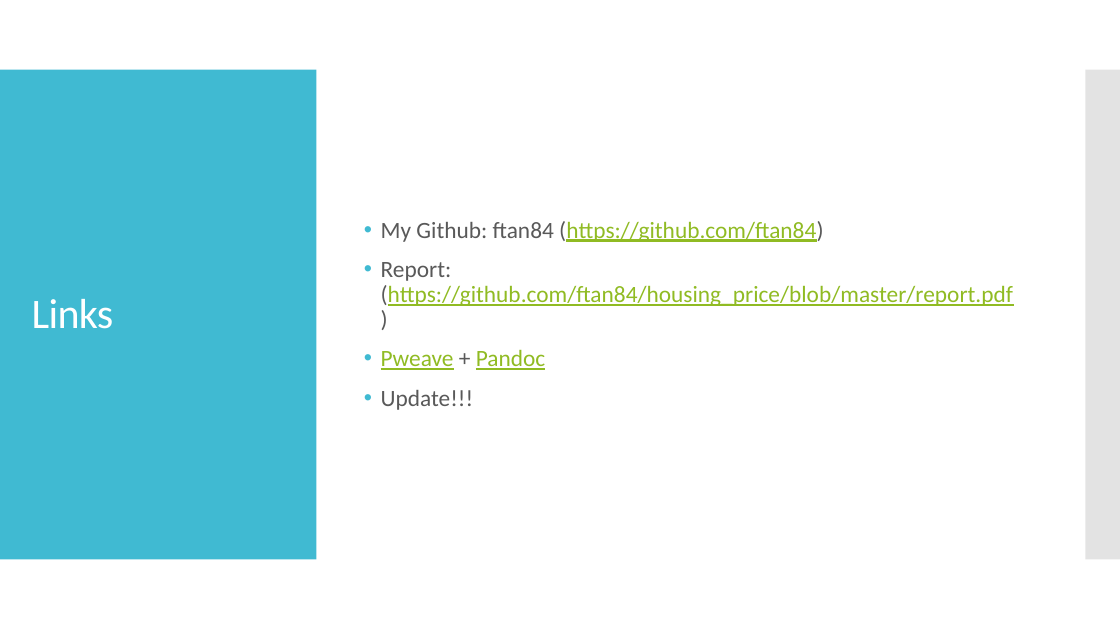
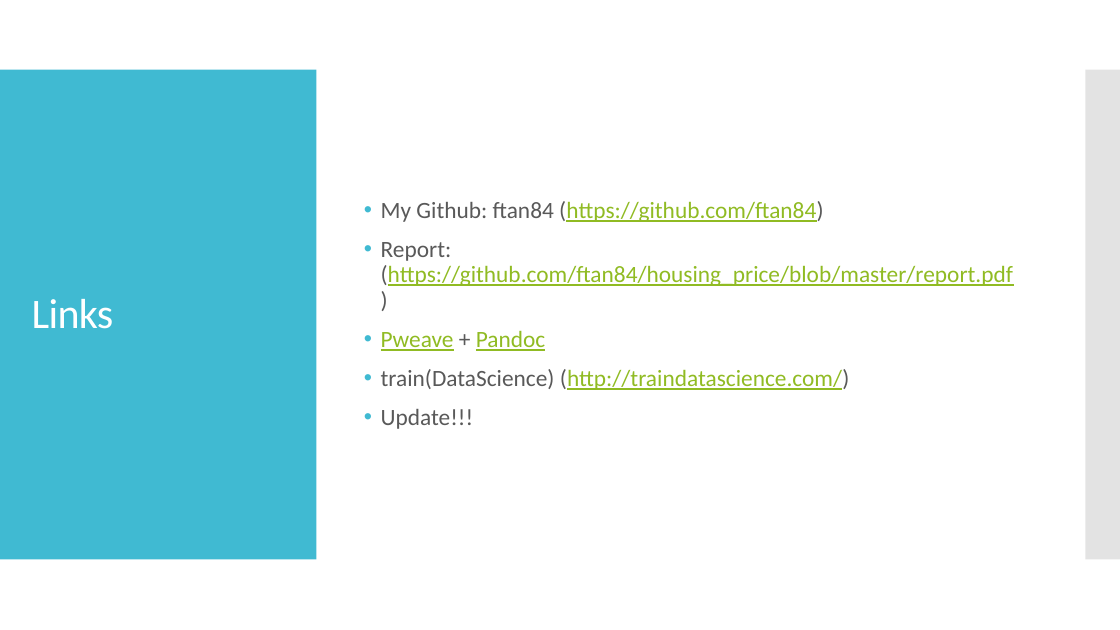
Before and after one commit to ftan84/housing_price, a slide deck: slide 20 of final_presentation.pptx (slide 19 before the commit). Drawn at 1120x630 pixels with LibreOffice and Linux fonts; fonts in the diff are those of the drawing. Boxes give left, top, right and bottom in pixels: in the first picture for what was removed or moved away, otherwise in the second. Text is boxed around its words. In the diff, an @@ line names an element or a change of style, - is before the commit and + after.

```diff
--- a/final_presentation.pptx
+++ b/final_presentation.pptx
@@ text at (x1=381, y1=369, x2=850, y2=390): paragraph added @@
+• train(DataScience) (http://traindatascience.com/)
```
Also in this commit, not shown: 3 other slides changed, 1 slide added.
